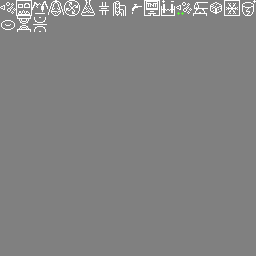
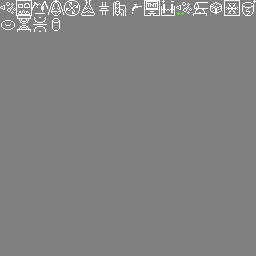
Layered file, before and after one edit (256x256). Changes by layer:
painted on "Background" over (52, 18, 60, 31)
